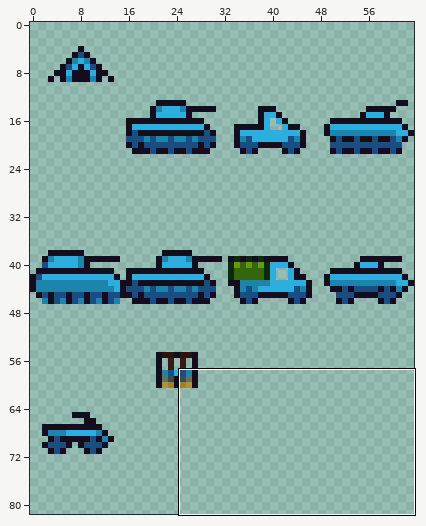
One commit to this sprite sheet: BlavsArmoredWarfare/SPRITES/indicator_sheet.png. Above: a wide view before the commit, with the close-up outlined.
Close-up. Before the commit:
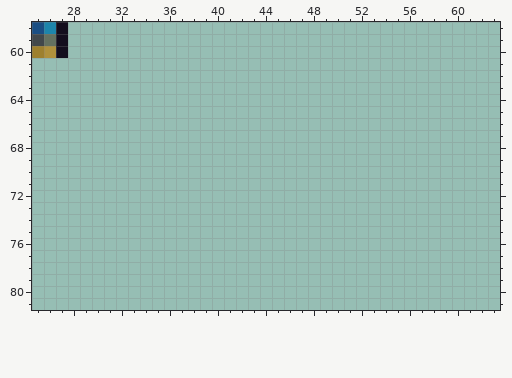
The file is 64x100 pixels. Shown: x 25..63, y 58..81. The wide view leaves out empty margins.
Once edited:
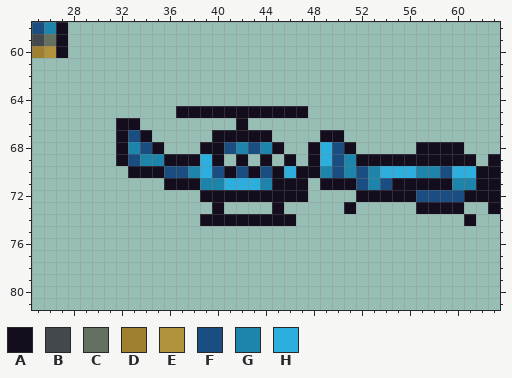
Palette (. is transparent): A #130d1d  B #42484b  C #647160  D #9e802e  E #b0913c  F #1a4e83  G #1d85ab  H #2cafde
Author's note on the commit: icons for aircraft
Diff:
Changed rows in their new state; - is an unchanged pixel.
first column x 32:
65 -----AAAAAAAAAAA----------------
66 AA--------A---------------------
67 AFA-----AAAAA----AA-------------
68 AGFA---AAFGFGA--AHFA-----AAAA---
69 AFGGAAAHA-A-A-A-AHFGAAAAAAAAAA-A
70 -AAAFFGHFAFAFAHAAGFGFGHHHGGFHHAA
71 ----AAAGGHHHGAAA-AAAFGFAAAAAGGAA
72 -------AAAAAAAAA----AAAAAFFFFAAA
73 --------A----A-----A-----AAAA--A
74 -------AAAAAAAA--------------A--
Pixel boxes of the changes (left, top, right, bottom) in both close-ups:
added: (116, 106, 500, 226)
